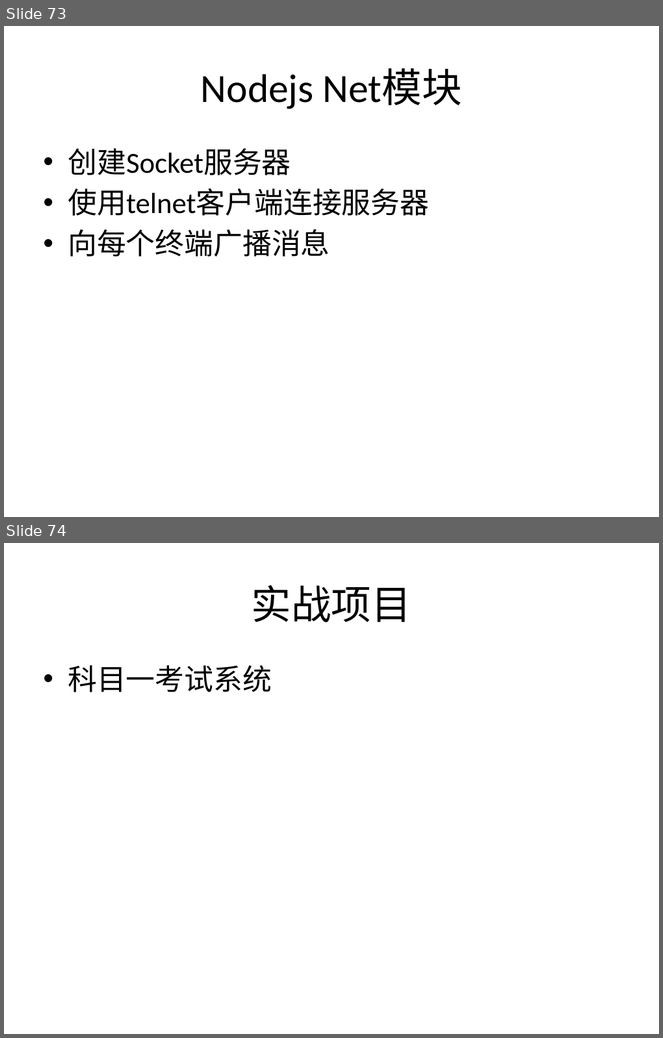
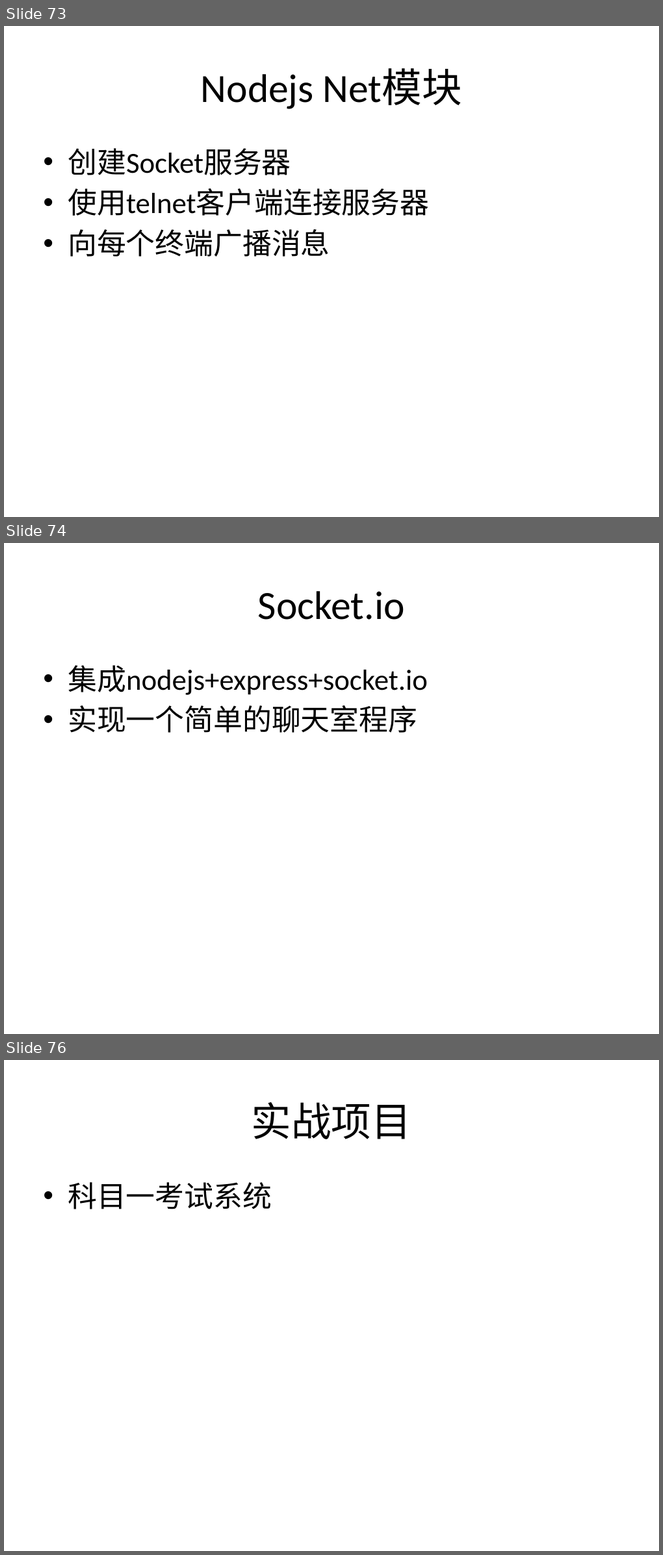
Before and after one commit to plter/HTML5Course20160612, a slide deck: Web前端教学记录.pptx. Shown one above the other, each under a label of ours: slides 73 and 74 before the commit, slides 73, 74 and 76 after it; the slides between them are not shown. The pictures are 663x1038 and 663x1555 pixels, drawn with LibreOffice and Linux fonts; fonts in the diff are those of the drawing. Boxes give left, top, right and bottom in pixels: in the first picture for what was removed or moved away, otherwise in the second. Text is boxed around its words. In the diff, an @@ line names an element or a change of style, - is before the commit and + after.

```diff
--- a/Web前端教学记录.pptx
+++ b/Web前端教学记录.pptx
@@ slide 74 added at [4, 543, 659, 1034], background #FFFFFF @@
@@ title added at [258, 591, 405, 620], 44 pt, text #000000 @@
+Socket.io
@@ text added at [68, 665, 428, 733], 32 pt, text #000000 @@
+• 集成nodejs+express+socket.io
+• 实现一个简单的聊天室程序
@@ what was slide 74 is now slide 76 @@
```
Also in this commit, not shown: 1 other slide added.
